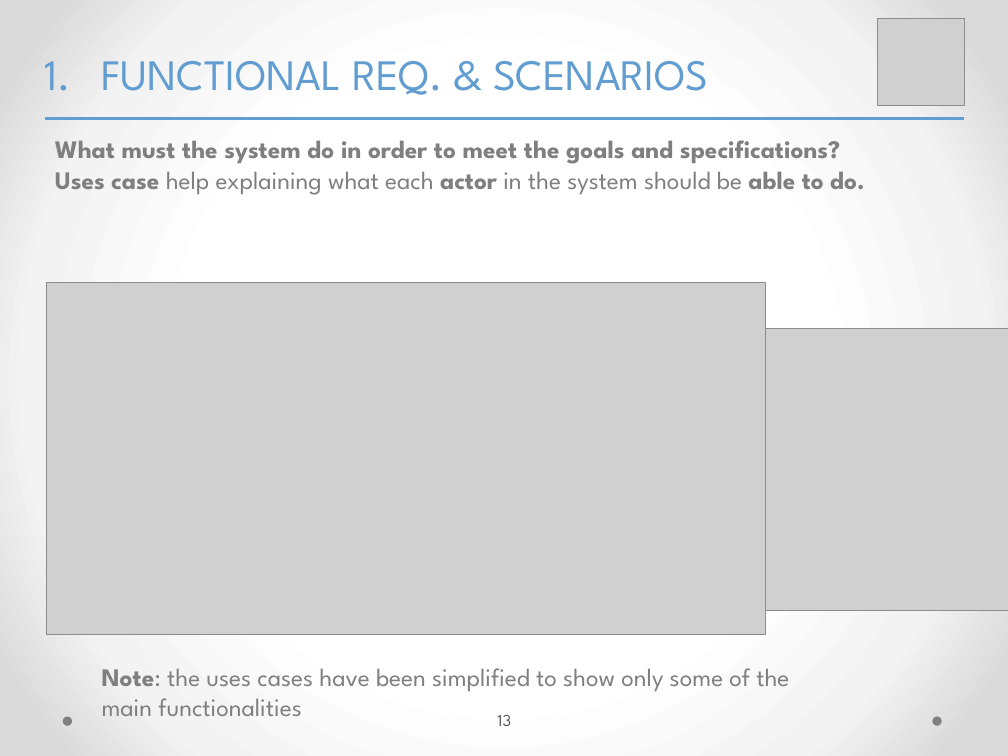
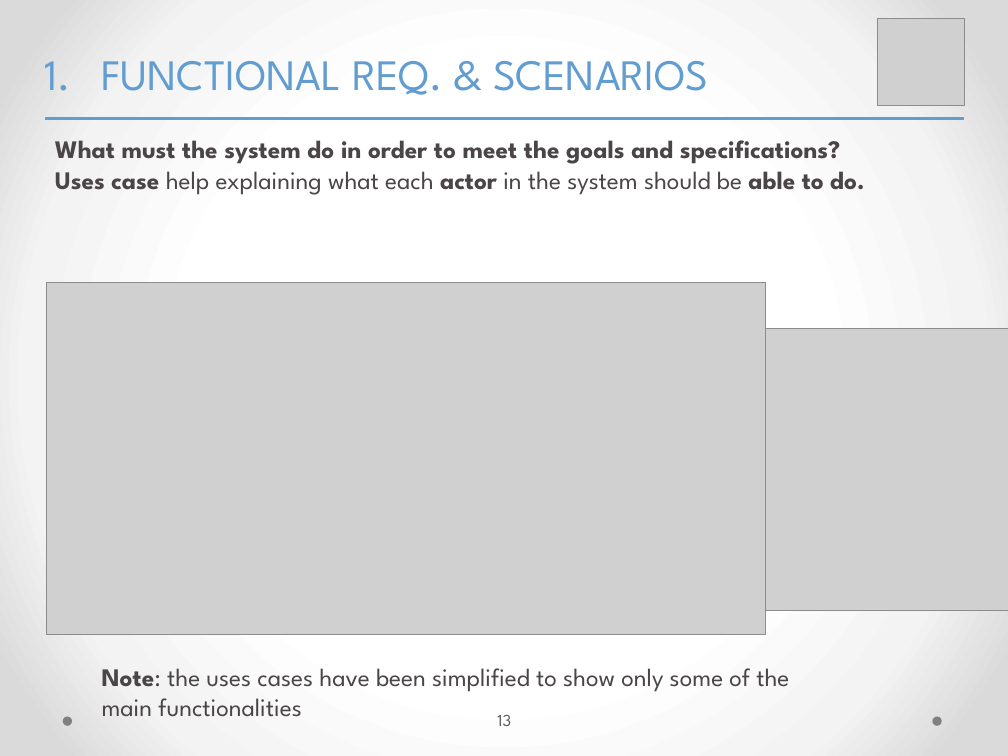
Before and after one commit to yangi92/SE2_PowerEnJoy, a slide deck: slide 13 of PP/FinalPresentation.pptx. Drawn at 1008x756 pixels with LibreOffice and Linux fonts; fonts in the diff are those of the drawing; grey boxes stand for pictures. Boxes give left, top, right and bottom in pixels: in the first picture for what was removed or moved away, otherwise in the second. Text is boxed around its words. In the diff, an @@ line names an element or a change of style, - is before the commit and + after.

```diff
--- a/PP/FinalPresentation.pptx
+++ b/PP/FinalPresentation.pptx
@@ text "What must the system do ..." at bbox=[55, 140, 865, 195]: text colour #7F7F7F to #4A4546 @@
@@ text "Note: the uses cases have ..." at bbox=[102, 668, 789, 717]: text colour #7F7F7F to #4A4546 @@
```
Also in this commit, not shown: 8 other slides changed, 23 slides added, 5 other files.
